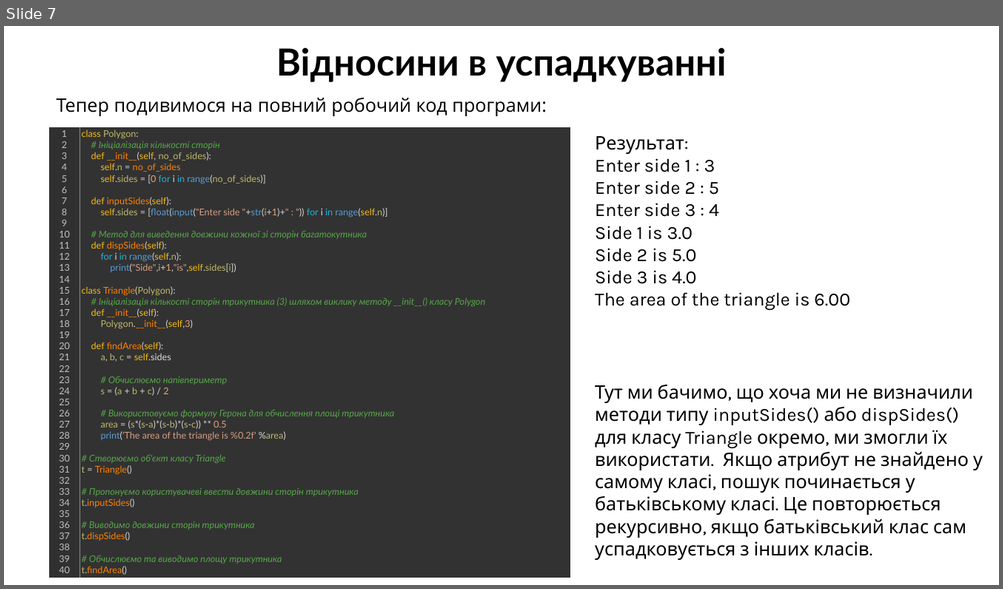
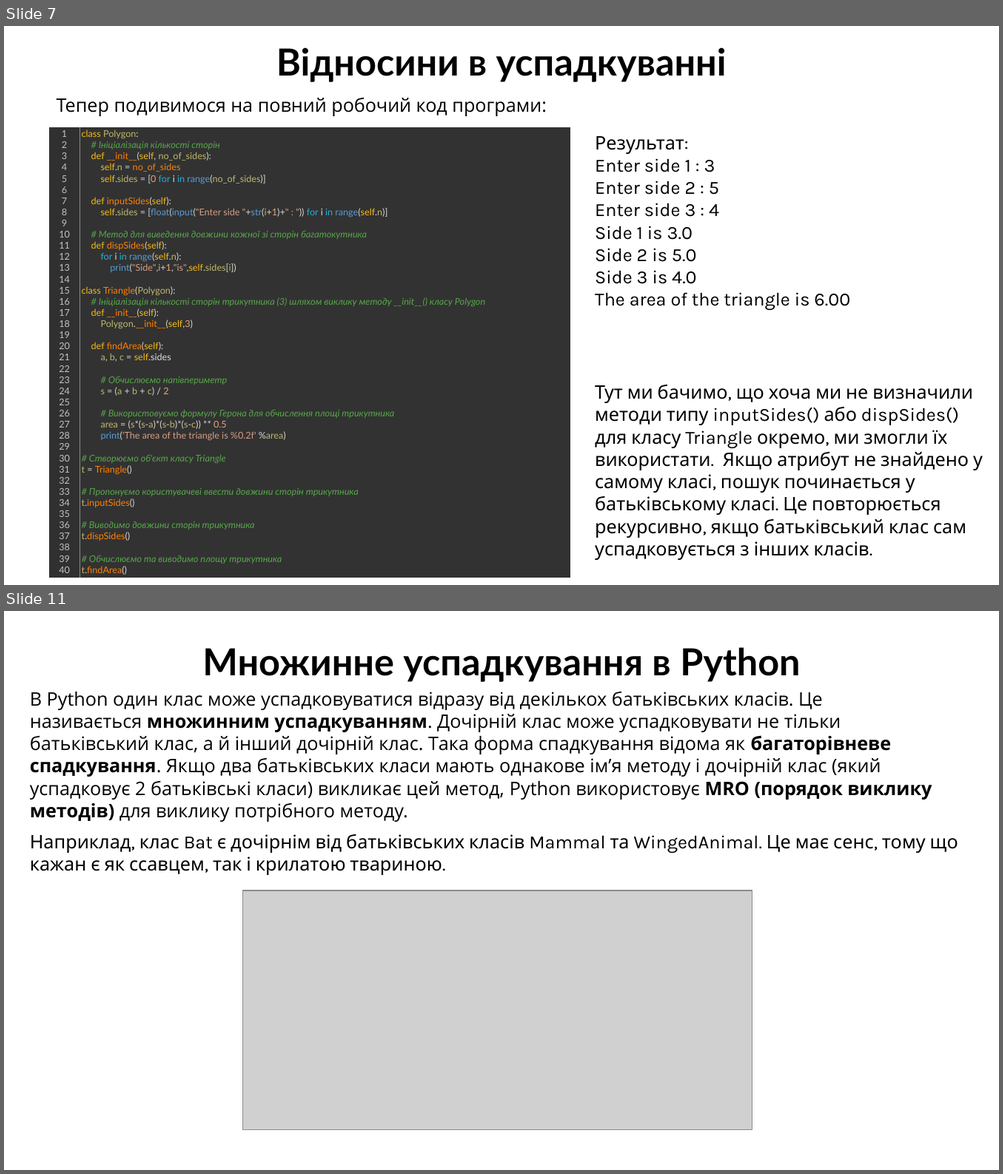
Before and after one commit to arg3ntuum/PythonCourse, a slide deck: Python Урок 18 Спадкування.pptx. Shown one above the other, each under a label of ours: slide 7 before the commit, slides 7 and 11 after it; the slides between them are not shown. The pictures are 1003x589 and 1003x1174 pixels, drawn with LibreOffice and Linux fonts; fonts in the diff are those of the drawing; grey boxes stand for pictures. Boxes give left, top, right and bottom in pixels: in the first picture for what was removed or moved away, otherwise in the second. Text is boxed around its words. In the diff, an @@ line names an element or a change of style, - is before the commit and + after.

```diff
--- a/Python Урок 18 Спадкування.pptx
+++ b/Python Урок 18 Спадкування.pptx
@@ slide 11 added at (x1=4, y1=611, x2=999, y2=1170), background #FFFFFF @@
@@ text added at (x1=202, y1=647, x2=800, y2=682), 36 pt, text #000000, bold @@
+Множинне успадкування в Python
@@ text added at (x1=30, y1=691, x2=931, y2=822), 18 pt, text #000000 @@
+В Python один клас може успадковуватися відразу від декількох батьківських класів. Це називається множинним успадкуванням. Дочірній клас може успадковувати не тільки батьківський клас, а й інший дочірній клас. Така форма спадкування відома як багаторівневе спадкування. Якщо два батьківських класи мають однакове ім’я методу і дочірній клас (який успадковує 2 батьківські класи) викликає цей метод, Python використовує MRO (порядок виклику методів) для виклику потрібного методу.
@@ text added at (x1=30, y1=834, x2=958, y2=875), 18 pt, text #000000 @@
+Наприклад, клас Bat є дочірнім від батьківських класів Mammal та WingedAnimal. Це має сенс, тому що кажан є як ссавцем, так і крилатою твариною.
@@ picture added at (x1=243, y1=891, x2=751, y2=1130) @@
```
Also in this commit, not shown: 1 slide changed, 6 other slides added, 6 other files.
